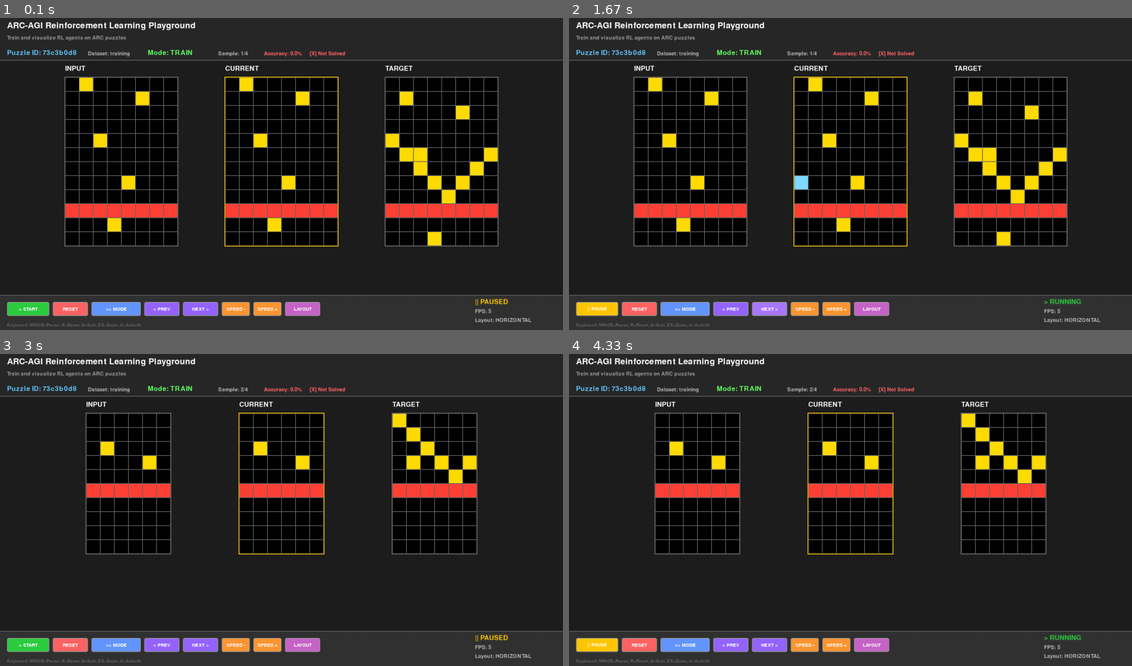
Above: before the commit, frames 1-4 (two rows, left to right).
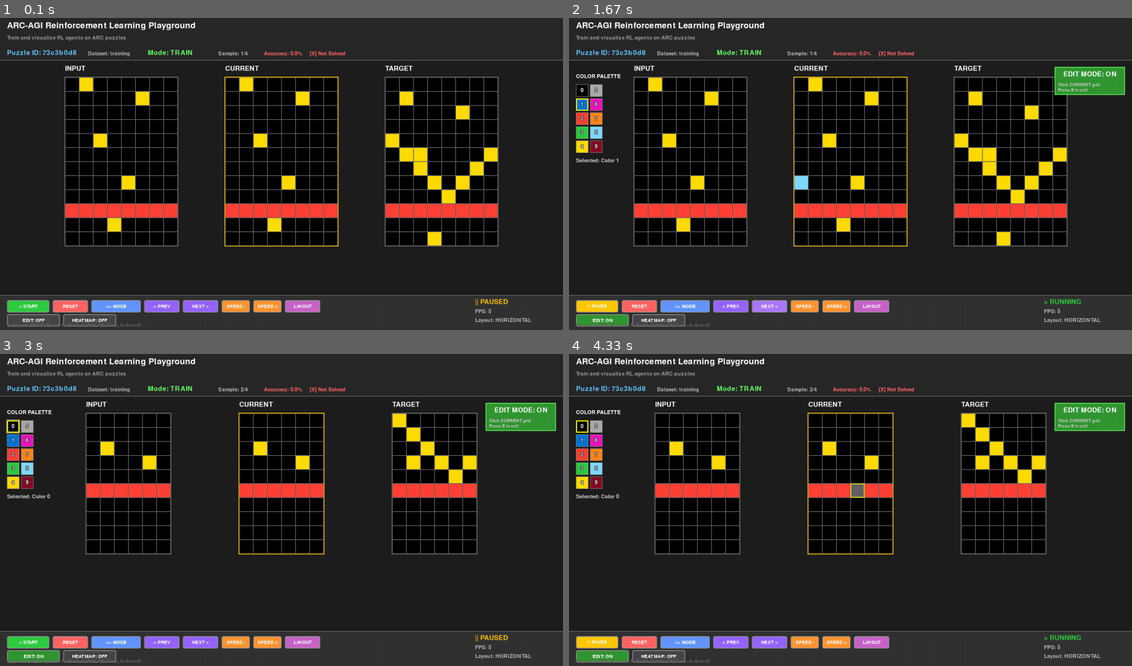
Above: after the commit, the same moments.

Repository: EmrullahAydogan/arc-agi-rl-playground
Game: pygame game, started from playground.py
Two runs of this game, one before a commit and one after it. Both use one fixed random seed, a clock stepped at 60 frames per second and the inputs below.
Inputs (mouse positions are in pixels of both pictures, inside the frame that each line leads up to):
- Up to frame 1 (0.1 s): no input
- Up to frame 2 (1.67 s): click "> START" at 0.38 s; tap Enter at 0.67 s; click (602, 320) at 1.23 s, where only the run after the commit has a clickable "EDIT: OFF"
- Up to frame 3 (3 s): click "NEXT >" at 1.8 s; click (11, 425) at 2.42 s, where only the run after the commit has a clickable "0"; tap Space at 2.8 s
- Up to frame 4 (4.33 s): click "> START" at 3.52 s; click (850, 481) at 3.92 s

The runs differ from the first frame. In frame 1, 1.7% of the frame differs, in the area x 1-57%, y 90-99%; in frame 2, 4.1%; in frame 3, 4.1%; in frame 4, 4.2%, in the area x 1-99%, y 15-99%.

Commit message:
Fix grid editing and add EDIT/HEATMAP buttons
- Fix grid editing bug by passing current_grid reference to handle_events()
- Add two-row button layout (control buttons + feature buttons)
- Add EDIT MODE button with ON/OFF toggle and color change
- Add HEATMAP button with ON/OFF toggle and color change
- Update handle_events() to accept current_grid parameter
- Keep keyboard shortcuts (E/H) as alternatives for power users

This addresses user feedback about grid editing not working and
preference for buttons over keyboard-only controls.

🤖 Generated with [Claude Code](https://claude.com/claude-code)

Co-Authored-By: Claude <noreply@anthropic.com>

Diff:
--- a/playground.py
+++ b/playground.py
@@ -136,8 +136,8 @@
         episode_count = 0
 
         while running:
-            # Event handling
-            controls = self.viewer.handle_events()
+            # Event handling (pass current grid reference for editing)
+            controls = self.viewer.handle_events(current_grid=self.env.current_grid)
 
             if controls['quit']:
                 print("\n[EXIT] Çıkılıyor...")
--- a/src/visualization/pygame_viewer.py
+++ b/src/visualization/pygame_viewer.py
@@ -402,14 +402,16 @@
 
     def _create_buttons(self):
         """Kontrol butonlarını oluştur"""
-        button_y = self.window_height - 80
-        button_height = 40
+        button_height = 35
         button_spacing = 10
+
+        # İlk satır (üst) - Control butonları
+        button_y1 = self.window_height - 85
         start_x = 20
 
         # START/PAUSE butonu
         self.start_pause_btn = Button(
-            start_x, button_y, 120, button_height,
+            start_x, button_y1, 120, button_height,
             "> START" if self.paused else "|| PAUSE",
             self._toggle_pause,
             bg_color=(46, 204, 64) if self.paused else (255, 200, 0),
@@ -420,7 +422,7 @@
 
         # RESET butonu
         self.buttons.append(Button(
-            start_x, button_y, 100, button_height,
+            start_x, button_y1, 100, button_height,
             "RESET",
             self._reset,
             bg_color=(255, 100, 100),
@@ -430,7 +432,7 @@
 
         # MODE toggle butonu
         self.buttons.append(Button(
-            start_x, button_y, 140, button_height,
+            start_x, button_y1, 140, button_height,
             "<> MODE",
             self._toggle_mode_btn,
             bg_color=(100, 150, 255),
@@ -440,7 +442,7 @@
 
         # PREV SAMPLE butonu
         self.buttons.append(Button(
-            start_x, button_y, 100, button_height,
+            start_x, button_y1, 100, button_height,
             "< PREV",
             self._prev_sample_btn,
             bg_color=(150, 100, 255),
@@ -450,7 +452,7 @@
 
         # NEXT SAMPLE butonu
         self.buttons.append(Button(
-            start_x, button_y, 100, button_height,
+            start_x, button_y1, 100, button_height,
             "NEXT >",
             self._next_sample_btn,
             bg_color=(150, 100, 255),
@@ -460,7 +462,7 @@
 
         # SPEED - butonu
         self.buttons.append(Button(
-            start_x, button_y, 80, button_height,
+            start_x, button_y1, 80, button_height,
             "SPEED -",
             self._decrease_speed,
             bg_color=(255, 150, 50),
@@ -470,7 +472,7 @@
 
         # SPEED + butonu
         self.buttons.append(Button(
-            start_x, button_y, 80, button_height,
+            start_x, button_y1, 80, button_height,
             "SPEED +",
             self._increase_speed,
             bg_color=(255, 150, 50),
@@ -480,12 +482,38 @@
 
         # LAYOUT toggle butonu
         self.buttons.append(Button(
-            start_x, button_y, 100, button_height,
+            start_x, button_y1, 100, button_height,
             "LAYOUT",
             self._toggle_layout_btn,
             bg_color=(200, 100, 200),
             hover_color=(220, 120, 220)
         ))
+
+        # İkinci satır (alt) - Edit/Visual butonları
+        button_y2 = self.window_height - 45
+        start_x = 20
+
+        # EDIT MODE butonu
+        self.edit_mode_btn = Button(
+            start_x, button_y2, 150, button_height,
+            "EDIT: OFF",
+            self._toggle_edit_mode,
+            bg_color=(70, 70, 70),
+            hover_color=(100, 100, 100)
+        )
+        self.buttons.append(self.edit_mode_btn)
+        start_x += 150 + button_spacing
+
+        # HEATMAP butonu
+        self.heatmap_btn = Button(
+            start_x, button_y2, 150, button_height,
+            "HEATMAP: OFF",
+            self._toggle_heatmap,
+            bg_color=(70, 70, 70),
+            hover_color=(100, 100, 100)
+        )
+        self.buttons.append(self.heatmap_btn)
+        start_x += 150 + button_spacing
 
     def _toggle_pause(self):
         """START/PAUSE toggle"""
@@ -526,23 +554,62 @@
         else:
             self.layout_mode = "horizontal"
 
-    def handle_events(self) -> Dict[str, bool]:
+    def _toggle_edit_mode(self):
+        """EDIT MODE toggle"""
+        self.grid_editor.edit_mode = not self.grid_editor.edit_mode
+
+        # Buton tekstini ve rengini güncelle
+        if self.grid_editor.edit_mode:
+            self.edit_mode_btn.text = "EDIT: ON"
+            self.edit_mode_btn.bg_color = (50, 150, 50)
+            self.edit_mode_btn.hover_color = (60, 180, 60)
+        else:
+            self.edit_mode_btn.text = "EDIT: OFF"
+            self.edit_mode_btn.bg_color = (70, 70, 70)
+            self.edit_mode_btn.hover_color = (100, 100, 100)
+
+        print(f"\n[EDIT MODE] {'ENABLED' if self.grid_editor.edit_mode else 'DISABLED'}")
+
+    def _toggle_heatmap(self):
+        """HEATMAP toggle"""
+        self.heatmap_overlay.enabled = not self.heatmap_overlay.enabled
+
+        # Buton tekstini ve rengini güncelle
+        if self.heatmap_overlay.enabled:
+            self.heatmap_btn.text = "HEATMAP: ON"
+            self.heatmap_btn.bg_color = (150, 50, 50)
+            self.heatmap_btn.hover_color = (180, 60, 60)
+        else:
+            self.heatmap_btn.text = "HEATMAP: OFF"
+            self.heatmap_btn.bg_color = (70, 70, 70)
+            self.heatmap_btn.hover_color = (100, 100, 100)
+
+        print(f"\n[HEATMAP] {'ENABLED' if self.heatmap_overlay.enabled else 'DISABLED'}")
+
+    def handle_events(self, current_grid=None) -> Dict[str, bool]:
         """
         Pygame event'lerini işle
+
+        Args:
+            current_grid: Reference to the current grid for editing
 
         Returns:
             Control flags dict
         """
+        # Update current grid reference
+        if current_grid is not None:
+            self.current_grid_reference = current_grid
+
         for event in pygame.event.get():
             # Color palette event'lerini handle et (önce)
             if self.color_palette.handle_event(event):
                 continue
 
             # Grid editor event'lerini handle et (color palette'ten sonra)
-            if self.grid_editor.handle_click(
+            if self.current_grid_reference is not None and self.grid_editor.handle_click(
                 event,
                 self.color_palette.selected_color,
-                self.current_grid_reference,  # Will be set during render
+                self.current_grid_reference,
                 self.grid_rects
             ):
                 continue
